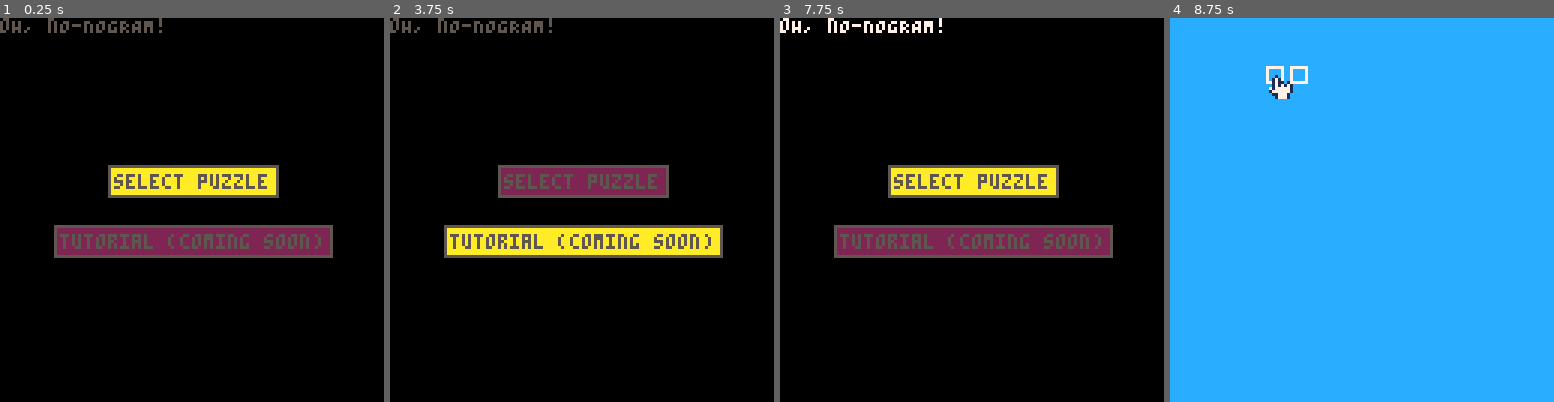
Above: before the commit, frames 1-4 (left to right).
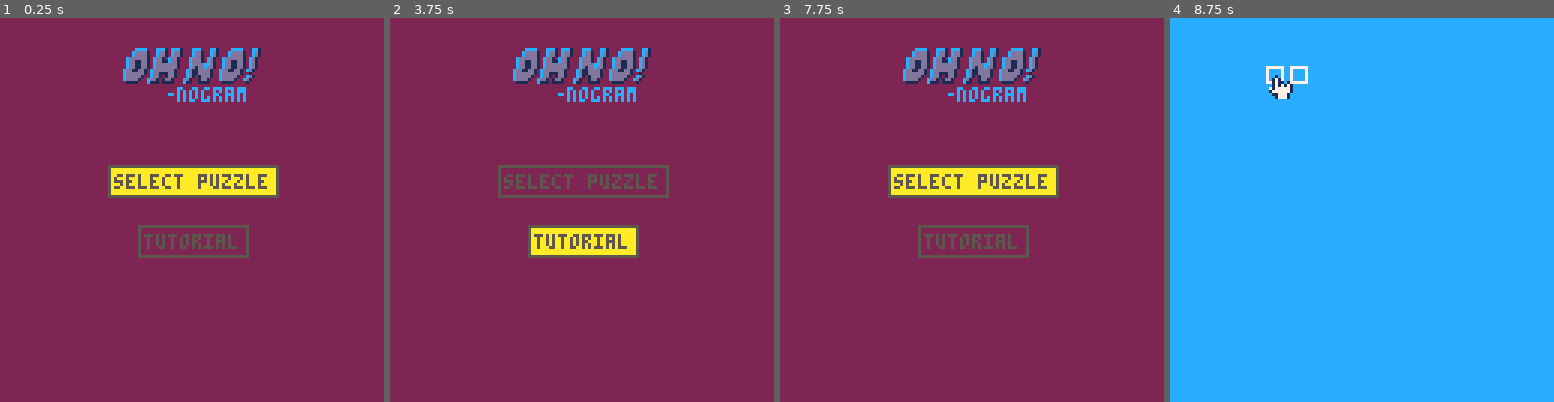
Above: after the commit, the same moments.

Repository: ajbowen249/oh_no_nogram
Game: PICO-8 cartridge oh_no_nogram.p8
Two runs of this game, one before a commit and one after it. Both use one fixed random seed, a clock stepped at 60 frames per second and the inputs below.
Inputs:
- Up to frame 1 (0.25 s): no input
- Up to frame 2 (3.75 s): tap X (X key) at 0.33, 1.07, 1.85, 2.97 s; tap O (Z key) at 0.7, 1.7, 2.1, 2.5, 2.9, 3.3, 3.7 s; hold Right 1.6-2.1 s; hold Up 2.15-2.42 s; hold Right 2.47-3.03 s; hold Left 3.08-3.58 s; hold Down from 3.63 s (still down)
- Up to frame 3 (7.75 s): release Down at 3.97 s; hold Right 4.02-4.68 s; tap X (X key) every 1.12 s from 4.08 to 7.43 s; tap O (Z key) every 0.4 s from 4.1 to 7.7 s; hold Up 4.73-5.03 s; hold Left 5.08-5.68 s; hold Down 5.73-6.03 s; hold Right 6.08-6.58 s; hold Right 6.63-7.13 s; hold Up 7.18-7.45 s; hold Right from 7.5 s (still down)
- Up to frame 4 (8.75 s): release Right at 8.07 s; tap O (Z key) at 8.1, 8.5 s; hold Left 8.12-8.62 s; tap X (X key) at 8.55 s; hold Down from 8.67 s (still down)

The runs differ from the first frame. In frame 1, 92% of the frame differs, in the area x 0-100%, y 0-100%; in frame 2, 94%; in frame 3, 92%; in frame 4, nothing differs.

Commit message:
feat: initial main menu polishing

Diff:
--- a/main_menu.lua
+++ b/main_menu.lua
@@ -17,7 +17,7 @@
     y = 49,
   },
   {
-    text = 'tutorial (coming soon)',
+    text = 'tutorial',
     func = function()
       init_tutorial()
     end,
@@ -26,8 +26,9 @@
 }
 
 function draw_main_menu()
-  cls()
-  print('oH, nO-NOGRAM!')
+  cls(2)
+
+  map(0, 0, 40, 10, 6, 3)
 
   for i,option in ipairs(g_main_menu_options) do
     local fill_color = i == g_main_menu_state.index and 10 or 2
--- a/oh_no_nogram.p8
+++ b/oh_no_nogram.p8
@@ -49,3 +49,48 @@
 
 
 
+…(36 lines of a section not shown)…
+__map__
+4041424344454647000000000000000000000000000000000000000000000000000000000000000000000000000000000000000000000000000000000000000000000000000000000000000000000000000000000000000000000000000000000000000000000000000000000000000000000000000000000000000000000000
+5051525354555657000000000000000000000000000000000000000000000000000000000000000000000000000000000000000000000000000000000000000000000000000000000000000000000000000000000000000000000000000000000000000000000000000000000000000000000000000000000000000000000000
+6061626364656667000000000000000000000000000000000000000000000000000000000000000000000000000000000000000000000000000000000000000000000000000000000000000000000000000000000000000000000000000000000000000000000000000000000000000000000000000000000000000000000000
+7071727374757677000000000000000000000000000000000000000000000000000000000000000000000000000000000000000000000000000000000000000000000000000000000000000000000000000000000000000000000000000000000000000000000000000000000000000000000000000000000000000000000000
+8081828384858687000000000000000000000000000000000000000000000000000000000000000000000000000000000000000000000000000000000000000000000000000000000000000000000000000000000000000000000000000000000000000000000000000000000000000000000000000000000000000000000000
+9091929394959697000000000000000000000000000000000000000000000000000000000000000000000000000000000000000000000000000000000000000000000000000000000000000000000000000000000000000000000000000000000000000000000000000000000000000000000000000000000000000000000000
+a0a1a2a3a4a5a6a7000000000000000000000000000000000000000000000000000000000000000000000000000000000000000000000000000000000000000000000000000000000000000000000000000000000000000000000000000000000000000000000000000000000000000000000000000000000000000000000000
+b0b1b2b3b4b5b6b7000000000000000000000000000000000000000000000000000000000000000000000000000000000000000000000000000000000000000000000000000000000000000000000000000000000000000000000000000000000000000000000000000000000000000000000000000000000000000000000000
Not shown, changed: 36 lines of the sprite sheet (__gfx__) section of oh_no_nogram.p8
